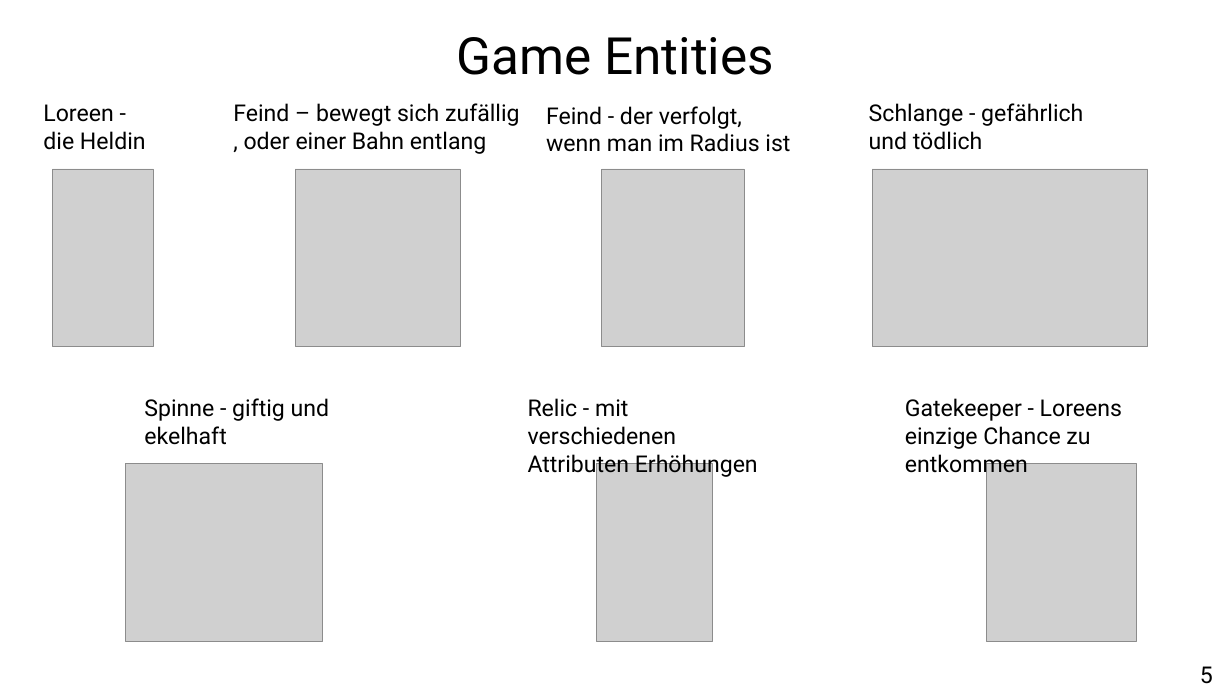
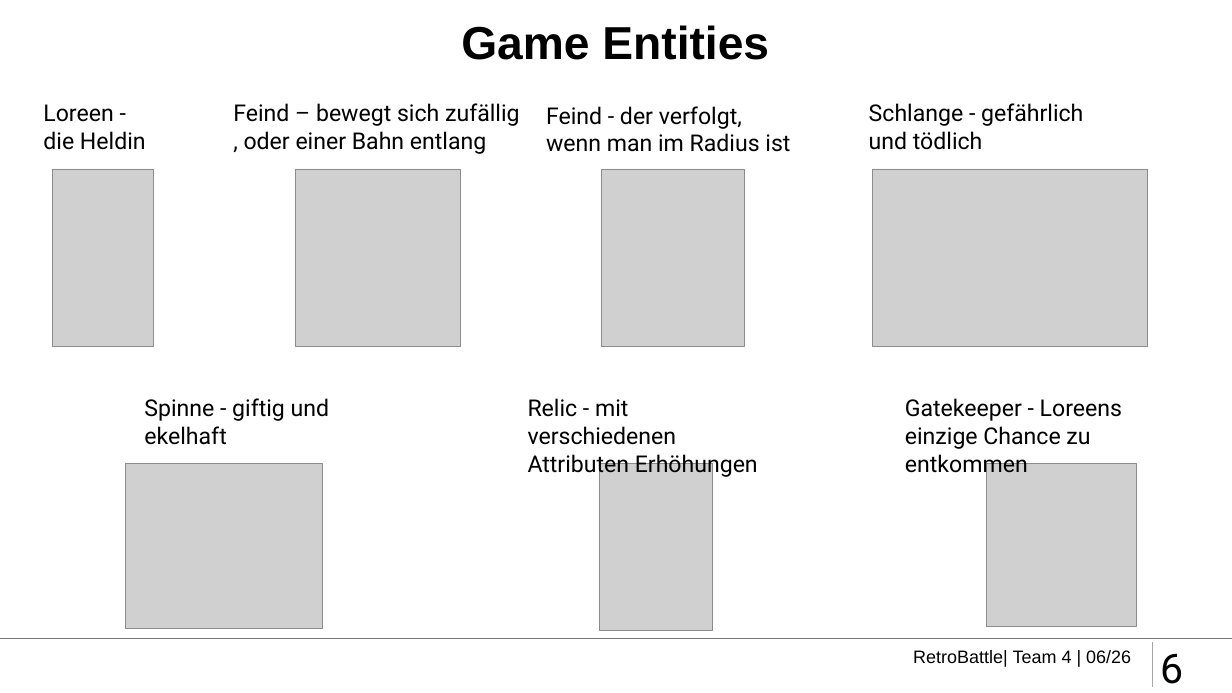
Before and after one commit to retroBattleDevs/retroBattle, a slide deck: slide 6 of etc/presentation/RetroBattle_Presentation.pptx (slide 5 before the commit). Drawn at 1232x693 pixels with LibreOffice and Linux fonts; fonts in the diff are those of the drawing; grey boxes stand for pictures; background and template pictures are left out. Boxes give left, top, right and bottom in pixels: in the first picture for what was removed or moved away, otherwise in the second. Text is boxed around its words. In the diff, an @@ line names an element or a change of style, - is before the commit and + after.

```diff
--- a/etc/presentation/RetroBattle_Presentation.pptx
+++ b/etc/presentation/RetroBattle_Presentation.pptx
@@ title "Game Entities": place and size @@
-title "Game Entities" at (457, 37, 774, 75)
+title "Game Entities" at (461, 25, 769, 60)
@@ title "Game Entities" at (461, 25, 769, 60): size 40 to 36 pt, font Roboto to Arial, bold on @@
@@ picture: place and size @@
-picture at (126, 464, 323, 641)
+picture at (126, 464, 323, 629)
@@ picture: place and size @@
-picture at (597, 464, 713, 641)
+picture at (600, 464, 713, 630)
@@ picture: place and size @@
-picture at (987, 464, 1138, 641)
+picture at (987, 464, 1137, 627)
@@ line added from (0, 639) to (1232, 639), #72777A 1 pt @@
@@ text added at (913, 650, 1131, 667), 14 pt, text #000000 @@
+RetroBattle| Team 4 | 06/26
@@ line added from (1153, 642) to (1153, 688), #A6A6A6 1 pt @@
@@ page number added at (1160, 653, 1183, 684), 32 pt, text #000000 @@
+6
@@ text removed at (1200, 666, 1213, 684) @@
-5
```
Also in this commit, not shown: 9 other slides changed, 6 slides added, 5 slides removed, 5 other files.
